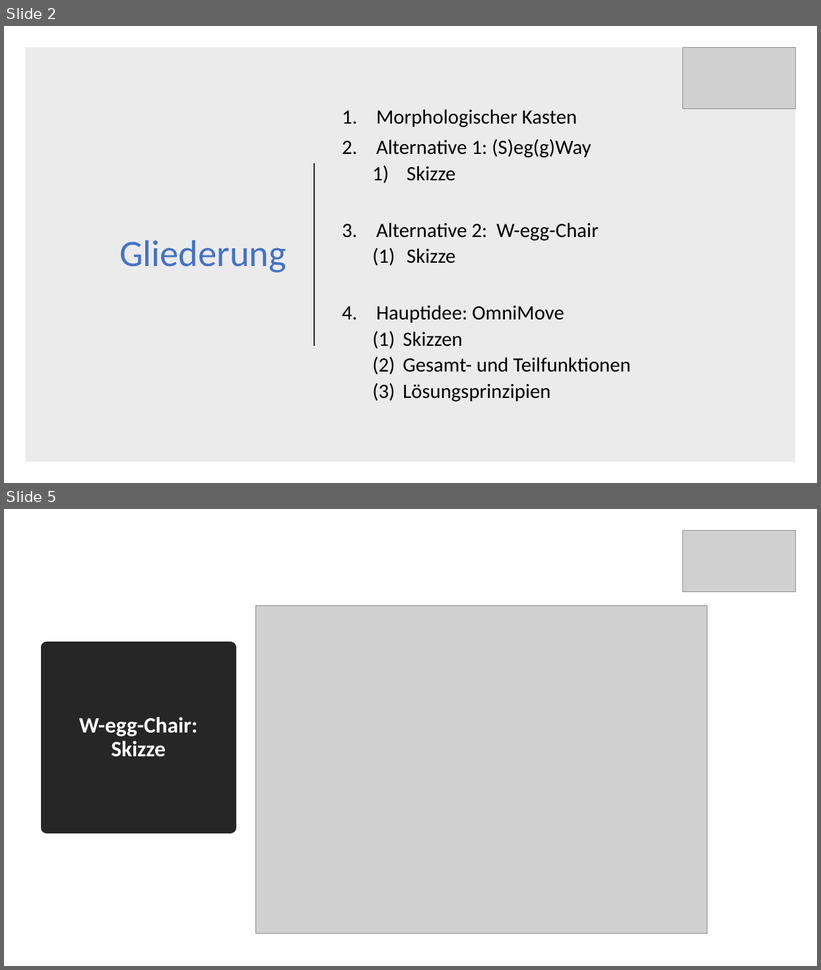
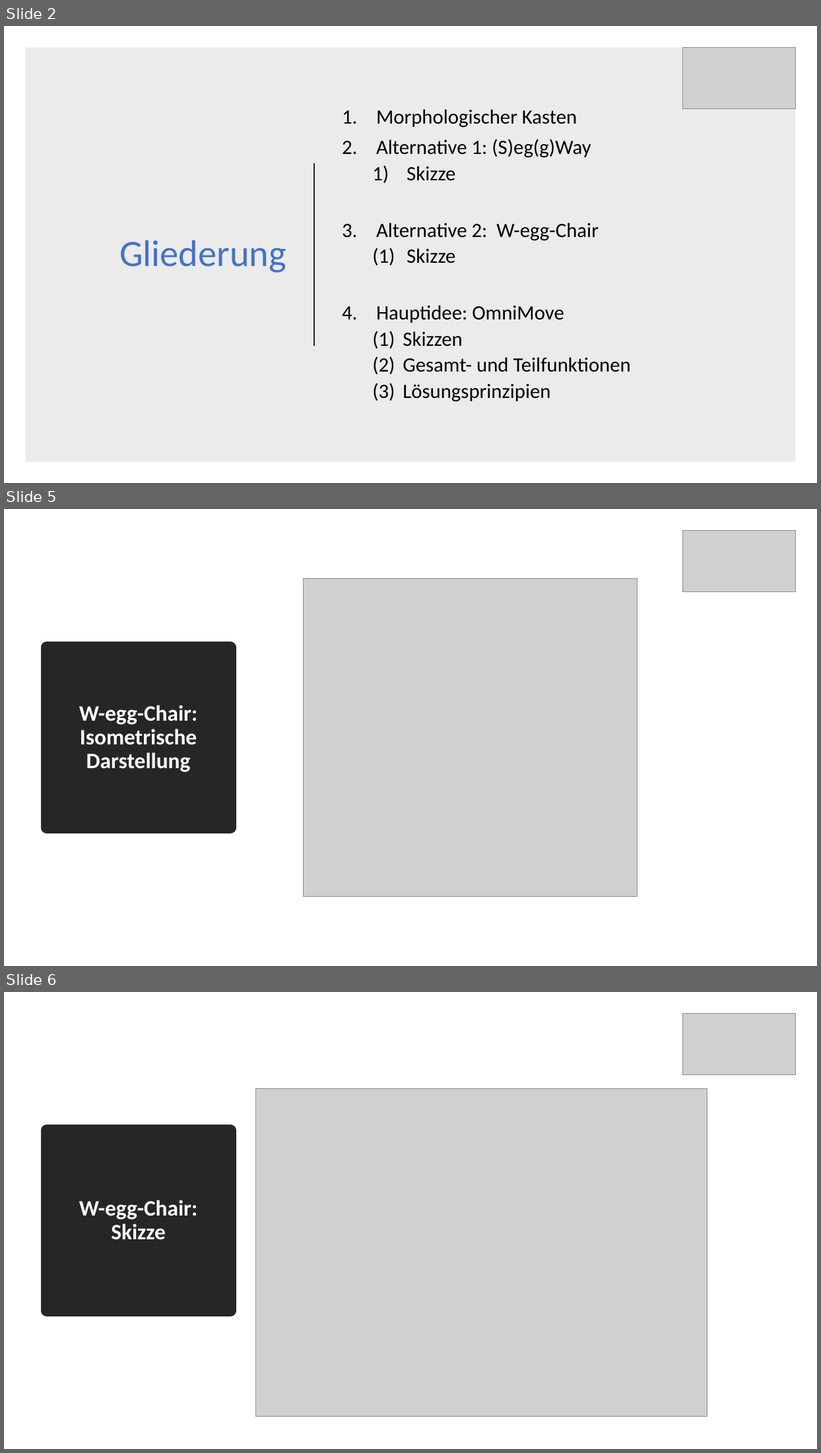
Before and after one commit to Khodii/OmniMoveCar, a slide deck: Praktikum Produktionstechnik M2.pptx. Shown one above the other, each under a label of ours: slides 2 and 5 before the commit, slides 2, 5 and 6 after it; the slides between them are not shown. The pictures are 821x970 and 821x1453 pixels, drawn with LibreOffice and Linux fonts; fonts in the diff are those of the drawing; grey boxes stand for pictures. Boxes give left, top, right and bottom in pixels: in the first picture for what was removed or moved away, otherwise in the second. Text is boxed around its words. In the diff, an @@ line names an element or a change of style, - is before the commit and + after.

```diff
--- a/Praktikum Produktionstechnik M2.pptx
+++ b/Praktikum Produktionstechnik M2.pptx
@@ slide 5 added at (4,509,817,966), background #FFFFFF @@
@@ picture added at (683,530,796,592) @@
@@ picture added at (304,578,638,897) @@
@@ title added at (47,648,230,828), fill #262626, outline #262626 13.75 pt, 26 pt, text #FFFFFF, bold @@
+W-egg-Chair: Isometrische Darstellung
@@ what was slide 5 is now slide 6 @@
```
Also in this commit, not shown: 2 slides changed.
